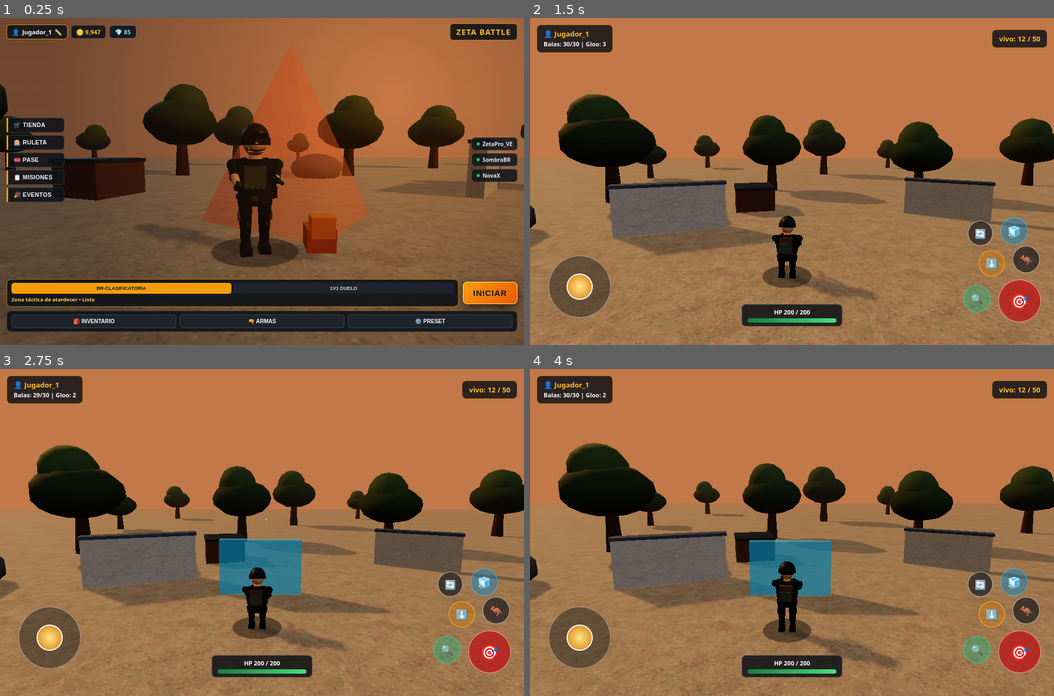
Above: before the commit, frames 1-4 (two rows, left to right).
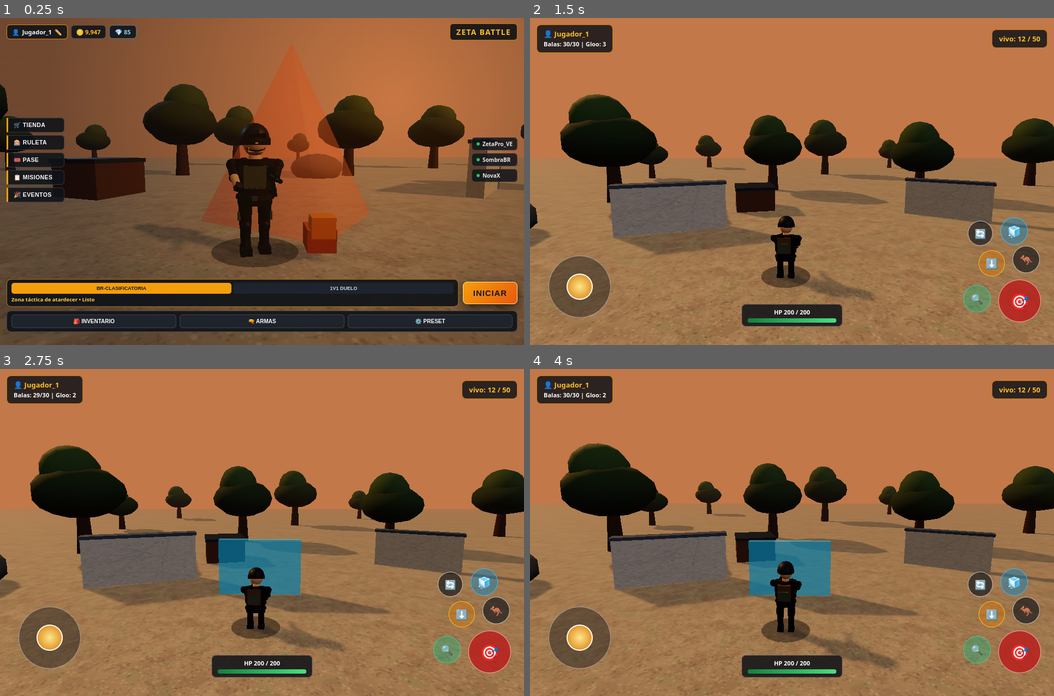
Above: after the commit, the same moments.

Repository: delvisvillalba5-cell/juego-servidor
Game: browser game, page index.html
The game is run twice, just before and just after one commit, with the same random seed, the same clock (stepped at 60 frames per second) and the same inputs.
Inputs (mouse positions are in pixels of both pictures, inside the frame that each line leads up to):
- Up to frame 1 (0.25 s): no input
- Up to frame 2 (1.5 s): click "INICIAR" at 0.27 s; click (792, 214) at 1.07 s; click "⬇️" at 1.27 s
- Up to frame 3 (2.75 s): click (157, 499) at 1.67 s; click (47, 637) at 1.87 s; click "🧊" at 2.02 s; press the mouse at (366, 483) at 2.27 s; release the mouse at (262, 467) at 2.4 s; click "🎯" at 2.47 s
- Up to frame 4 (4 s): click (870, 597) at 2.87 s; click "🦘" at 3.07 s; click (661, 614) at 3.47 s; click "🔄" at 3.67 s

The runs differ from the first frame. In frame 1, less than 0.1% of the frame differs, in the area x 43-55%, y 38-57%; in frame 2, 1.2%; in frame 3, 1.3%; in frame 4, 1.3%, in the area x 0-100%, y 22-100%.

Commit message:
Actualizar index.html

Diff:
--- a/index.html
+++ b/index.html
@@ -1461,7 +1461,7 @@
 
             function construirBrazo(lado) {
                 const pivote = new THREE.Group();
-                pivote.position.set(lado * 0.37, 0.64, 0);
+                pivote.position.set(lado * 0.38, 0.64, 0);
 
                 const hombrera = new THREE.Mesh(new THREE.SphereGeometry(0.105, 12, 12), matCamisa);
                 hombrera.castShadow = true;
@@ -1493,64 +1493,67 @@
             // RIFLE DE ASALTO TÁCTICO (ESTILO M4A1)
             // ==========================================
             const rifleGrupo = new THREE.Group();
-            rifleGrupo.position.set(0.02, -0.45, 0.24);
+            rifleGrupo.position.set(0.09, -0.44, 0.30);
 
             const matMetalOscuro = new THREE.MeshStandardMaterial({ color: 0x161a20, metalness: 0.78, roughness: 0.28 });
             const matMetalMedio = new THREE.MeshStandardMaterial({ color: 0x333c48, metalness: 0.72, roughness: 0.34 });
             const matPolimero = new THREE.MeshStandardMaterial({ color: 0x22262c, roughness: 0.65 });
 
-            const receptor = new THREE.Mesh(new THREE.BoxGeometry(0.078, 0.115, 0.36), matMetalOscuro);
+            const receptor = new THREE.Mesh(new THREE.BoxGeometry(0.084, 0.125, 0.38), matMetalOscuro);
             receptor.castShadow = true;
 
-            const tuboCulata = new THREE.Mesh(new THREE.CylinderGeometry(0.024, 0.024, 0.24, 8), matMetalMedio);
+            const tuboCulata = new THREE.Mesh(new THREE.CylinderGeometry(0.026, 0.026, 0.25, 8), matMetalMedio);
             tuboCulata.rotation.x = Math.PI / 2;
-            tuboCulata.position.set(0, 0.015, -0.28);
-
-            const culata = new THREE.Mesh(new THREE.BoxGeometry(0.074, 0.155, 0.19), matPolimero);
-            culata.position.set(0, -0.015, -0.36);
-
-            const empuniadura = new THREE.Mesh(new THREE.BoxGeometry(0.06, 0.14, 0.07), matPolimero);
+            tuboCulata.position.set(0, 0.015, -0.30);
+
+            const culata = new THREE.Mesh(new THREE.BoxGeometry(0.08, 0.165, 0.20), matPolimero);
+            culata.position.set(0, -0.015, -0.38);
+
+            const empuniadura = new THREE.Mesh(new THREE.BoxGeometry(0.064, 0.145, 0.075), matPolimero);
             empuniadura.rotation.x = -0.28;
-            empuniadura.position.set(0, -0.10, -0.08);
-
-            const cargadorSup = new THREE.Mesh(new THREE.BoxGeometry(0.052, 0.13, 0.10), matMetalMedio);
+            empuniadura.position.set(0, -0.105, -0.08);
+
+            const cargadorSup = new THREE.Mesh(new THREE.BoxGeometry(0.056, 0.135, 0.105), matMetalMedio);
             cargadorSup.rotation.x = 0.15;
-            cargadorSup.position.set(0, -0.11, 0.08);
-
-            const cargadorInf = new THREE.Mesh(new THREE.BoxGeometry(0.052, 0.13, 0.10), matMetalMedio);
+            cargadorSup.position.set(0, -0.115, 0.08);
+
+            const cargadorInf = new THREE.Mesh(new THREE.BoxGeometry(0.056, 0.135, 0.105), matMetalMedio);
             cargadorInf.rotation.x = 0.34;
-            cargadorInf.position.set(0, -0.21, 0.105);
-
-            const guardamanos = new THREE.Mesh(new THREE.CylinderGeometry(0.042, 0.044, 0.34, 8), matMetalOscuro);
+            cargadorInf.position.set(0, -0.22, 0.105);
+
+            const guardamanos = new THREE.Mesh(new THREE.CylinderGeometry(0.046, 0.048, 0.36, 8), matMetalOscuro);
             guardamanos.rotation.x = Math.PI / 2;
-            guardamanos.position.set(0, 0.01, 0.33);
+            guardamanos.position.set(0, 0.01, 0.35);
             guardamanos.castShadow = true;
 
-            const baseMira = new THREE.Mesh(new THREE.BoxGeometry(0.055, 0.032, 0.15), matMetalMedio);
-            baseMira.position.set(0, 0.07, -0.01);
-            const tuboMira = new THREE.Mesh(new THREE.CylinderGeometry(0.032, 0.028, 0.18, 12), matMetalOscuro);
+            const baseMira = new THREE.Mesh(new THREE.BoxGeometry(0.06, 0.036, 0.16), matMetalMedio);
+            baseMira.position.set(0, 0.075, -0.01);
+            const tuboMira = new THREE.Mesh(new THREE.CylinderGeometry(0.036, 0.032, 0.19, 12), matMetalOscuro);
             tuboMira.rotation.x = Math.PI / 2;
-            tuboMira.position.set(0, 0.105, -0.01);
-
-            const canion = new THREE.Mesh(new THREE.CylinderGeometry(0.018, 0.020, 0.26, 10), matMetalMedio);
+            tuboMira.position.set(0, 0.112, -0.01);
+
+            const canion = new THREE.Mesh(new THREE.CylinderGeometry(0.020, 0.022, 0.28, 10), matMetalMedio);
             canion.rotation.x = Math.PI / 2;
-            canion.position.set(0, 0.012, 0.60);
-
-            const bocacha = new THREE.Mesh(new THREE.CylinderGeometry(0.025, 0.025, 0.065, 10), matMetalOscuro);
+            canion.position.set(0, 0.012, 0.63);
+
+            const bocacha = new THREE.Mesh(new THREE.CylinderGeometry(0.028, 0.028, 0.07, 10), matMetalOscuro);
             bocacha.rotation.x = Math.PI / 2;
-            bocacha.position.set(0, 0.012, 0.74);
+            bocacha.position.set(0, 0.012, 0.78);
+
+            const puntaCanion = new THREE.Object3D();
+            puntaCanion.position.set(0, 0.012, 0.84);
 
             const destelloDisparo = new THREE.Mesh(
-                new THREE.SphereGeometry(0.16, 8, 8),
+                new THREE.SphereGeometry(0.17, 8, 8),
                 new THREE.MeshBasicMaterial({ color: 0xffb703, transparent: true, opacity: 0.95 })
             );
-            destelloDisparo.position.set(0, 0.012, 0.84);
+            destelloDisparo.position.set(0, 0.012, 0.86);
             destelloDisparo.visible = false;
 
             rifleGrupo.add(
                 receptor, tuboCulata, culata, empuniadura,
                 cargadorSup, cargadorInf, guardamanos,
-                baseMira, tuboMira, canion, bocacha, destelloDisparo
+                baseMira, tuboMira, canion, bocacha, puntaCanion, destelloDisparo
             );
             pivoteBrazoDer.add(rifleGrupo);
 
@@ -1694,18 +1697,35 @@
                 tiempoDestello = 45;
                 retrocesoArma = 0.08;
 
-                const dir = new THREE.Vector3(0, 0, 1).applyAxisAngle(new THREE.Vector3(0, 1, 0), jugadorMesh.rotation.y);
+                jugadorMesh.updateMatrixWorld(true);
+                const origenCanion = new THREE.Vector3();
+                puntaCanion.getWorldPosition(origenCanion);
+
+                // Apuntar hacia el centro/frente de la cámara para alinear con la mira
+                const puntoObjetivo = new THREE.Vector3();
+                camera.getWorldDirection(puntoObjetivo);
+                const distanciaMira = 45;
+                puntoObjetivo.multiplyScalar(distanciaMira).add(camera.position);
+
+                const dirDisparo = puntoObjetivo.sub(origenCanion).normalize();
+                const velocidadBala = 2.1;
+
                 const balaMesh = new THREE.Mesh(
-                    new THREE.SphereGeometry(0.10, 8, 8),
+                    new THREE.CylinderGeometry(0.04, 0.04, 0.65, 6),
                     new THREE.MeshBasicMaterial({ color: 0xffd166 })
                 );
-                balaMesh.position.set(
-                    jugadorMesh.position.x + dir.x * 1.45,
-                    jugadorMesh.position.y + (agachado ? 0.85 : 1.32),
-                    jugadorMesh.position.z + dir.z * 1.45
-                );
+                balaMesh.position.copy(origenCanion);
+                const up = new THREE.Vector3(0, 1, 0);
+                balaMesh.quaternion.setFromUnitVectors(up, dirDisparo);
+
                 scene.add(balaMesh);
-                proyectiles.push({ mesh: balaMesh, vx: dir.x * 1.65, vz: dir.z * 1.65, vida: 48 });
+                proyectiles.push({
+                    mesh: balaMesh,
+                    vx: dirDisparo.x * velocidadBala,
+                    vy: dirDisparo.y * velocidadBala,
+                    vz: dirDisparo.z * velocidadBala,
+                    vida: 38
+                });
             }
 
             btnDisparo.addEventListener('touchstart', (e) => {
@@ -1859,17 +1879,17 @@
                     mascotaGrupo.position.y = Math.abs(Math.sin(ahora * 0.004)) * 0.08;
 
                     jugadorMesh.rotation.y = 0.16;
-                    torsoGrupo.rotation.y = -0.10;
+                    torsoGrupo.rotation.y = -0.12;
                     torsoGrupo.rotation.x = 0.02;
-                    cabezaGrupo.rotation.y = 0.10;
+                    cabezaGrupo.rotation.y = 0.12;
 
                     pivotePiernaIzq.rotation.x = -0.05;
                     pivotePiernaDer.rotation.x = 0.06;
 
-                    pivoteBrazoDer.rotation.set(-0.78, -0.32, -0.14);
-                    pivoteBrazoIzq.rotation.set(-0.92, 0.58, 0.18);
-                    rifleGrupo.position.set(0.02, -0.45, 0.24);
-                    rifleGrupo.rotation.set(0.78, 0.42, 0);
+                    pivoteBrazoDer.rotation.set(-0.78, -0.44, -0.22);
+                    pivoteBrazoIzq.rotation.set(-0.92, 0.64, 0.22);
+                    rifleGrupo.position.set(0.09, -0.44, 0.30);
+                    rifleGrupo.rotation.set(0.78, 0.56, 0);
 
                     camera.position.set(0.22, 1.72, 4.75);
                     camera.lookAt(0.12, 1.22, 0);
@@ -1924,25 +1944,25 @@
                 const targetInclinacion = agachado ? 0.28 : (apuntando ? 0.08 : (intensidadMov > 0.05 ? 0.11 : 0.03));
                 torsoGrupo.rotation.x += (targetInclinacion - torsoGrupo.rotation.x) * 0.2;
 
-                const targetGiroTorso = apuntando ? -0.18 : -0.10;
+                const targetGiroTorso = apuntando ? -0.22 : -0.14;
                 torsoGrupo.rotation.y += (targetGiroTorso - torsoGrupo.rotation.y) * 0.2;
                 cabezaGrupo.rotation.y = -torsoGrupo.rotation.y;
 
-                // Rifle más visible hacia la derecha en tercera persona y al apuntar
-                const targetBrazoDerX = apuntando ? -1.44 : -1.14;
-                const targetBrazoDerY = apuntando ? -0.22 : -0.34;
+                // Rifle más asomado hacia el costado derecho para que se distinga claramente desde atrás
+                const targetBrazoDerX = apuntando ? -1.46 : -1.16;
+                const targetBrazoDerY = apuntando ? -0.34 : -0.48;
                 const targetBrazoIzqX = apuntando ? -1.36 : -1.08;
-                const targetBrazoIzqY = apuntando ? 0.54 : 0.58;
+                const targetBrazoIzqY = apuntando ? 0.62 : 0.66;
 
                 pivoteBrazoDer.rotation.x += (targetBrazoDerX - pivoteBrazoDer.rotation.x) * 0.22;
                 pivoteBrazoDer.rotation.y += (targetBrazoDerY - pivoteBrazoDer.rotation.y) * 0.22;
-                pivoteBrazoDer.rotation.z = -0.14;
+                pivoteBrazoDer.rotation.z = -0.24;
                 pivoteBrazoIzq.rotation.x += (targetBrazoIzqX - pivoteBrazoIzq.rotation.x) * 0.22;
                 pivoteBrazoIzq.rotation.y += (targetBrazoIzqY - pivoteBrazoIzq.rotation.y) * 0.22;
-                pivoteBrazoIzq.rotation.z = 0.16;
-
-                rifleGrupo.rotation.set(-pivoteBrazoDer.rotation.x, 0.34, 0);
-                rifleGrupo.position.set(0.02, -0.45, 0.24 - retrocesoArma);
+                pivoteBrazoIzq.rotation.z = 0.22;
+
+                rifleGrupo.rotation.set(-pivoteBrazoDer.rotation.x, 0.48, 0);
+                rifleGrupo.position.set(0.09, -0.44, 0.30 - retrocesoArma);
 
                 if (intensidadMov > 0.05 && enSuelo) {
                     cicloPaso += dt * 0.015 * intensidadMov;
@@ -1973,6 +1993,7 @@
                 for (let i = proyectiles.length - 1; i >= 0; i--) {
                     const p = proyectiles[i];
                     p.mesh.position.x += p.vx;
+                    p.mesh.position.y += p.vy;
                     p.mesh.position.z += p.vz;
                     p.vida--;
                     if (p.vida <= 0) {
@@ -1993,9 +2014,8 @@
 
                 const dirAtrasX = -Math.sin(camYaw);
                 const dirAtrasZ = -Math.cos(camYaw);
-                const hombroOffset = apuntando ? 1.55 : 0.35;
-
-                // Revisión a lo largo de la línea de cámara para que árboles/muros/rocas no tapen la vista
+                const hombroOffset = apuntando ? 1.55 : 0.45;
+
                 for (let paso = 0.25; paso <= 1.0; paso += 0.25) {
                     const dPrueba = horizDist * paso;
                     const cx = jugadorMesh.position.x + dirAtrasX * dPrueba + rightX * (hombroOffset * paso);
